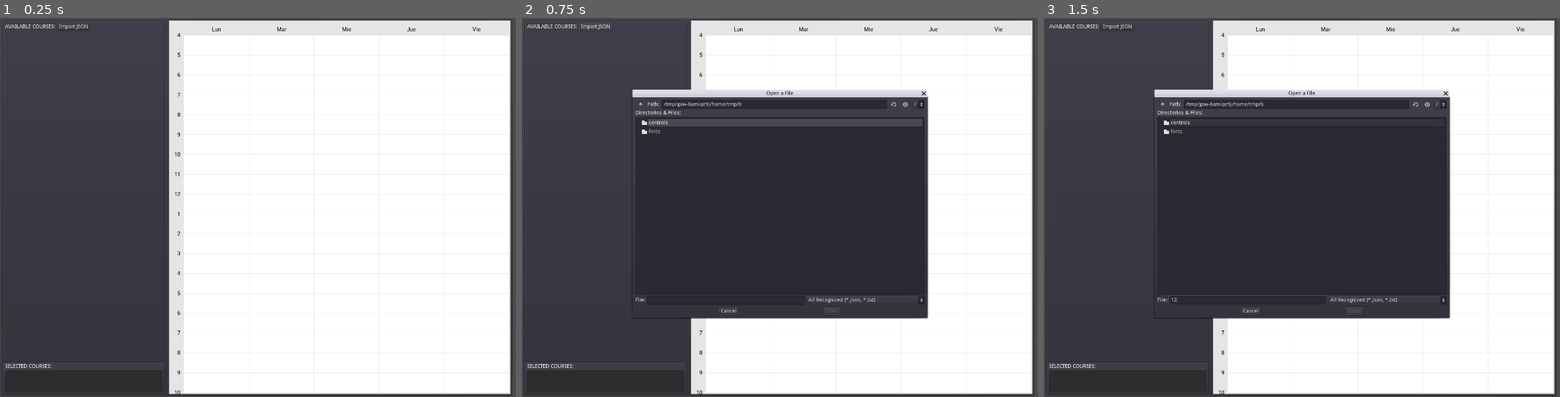
Above: before the commit, frames 1-3 (left to right).
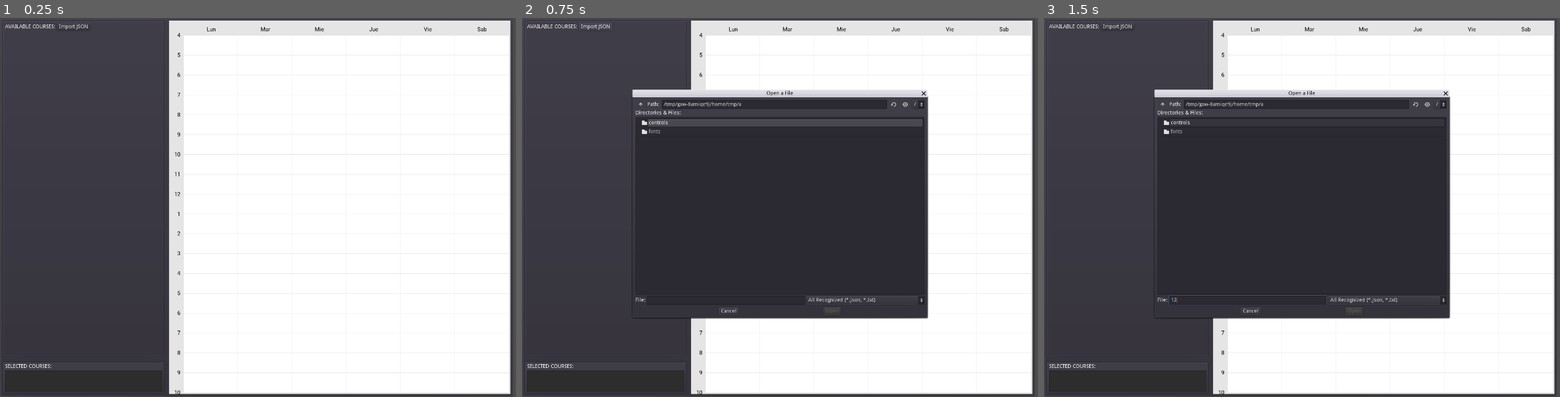
Above: after the commit, the same moments.

Repository: Woynert/course-mixer
Game: Godot game, scene res://main.tscn
Same seed, same stepped clock (60 frames per second), same inputs: the game is played once before the commit and once after it.
Inputs (mouse positions are in pixels of both pictures, inside the frame that each line leads up to):
- Up to frame 1 (0.25 s): no input
- Up to frame 2 (0.75 s): click "Import JSON" at 0.5 s
- Up to frame 3 (1.5 s): click (1250, 298) at 1.27 s; type "12" at 1.35 s

The runs differ from the first frame. In frame 1, 0.1% of the frame differs, in the area x 40-95%, y 2-4%; in frame 2, 0.1%, in the area x 40-95%, y 2-24%; in frame 3, 0.1%.

Commit message:
feat: Support saturdays

Diff:
--- a/godot-ui/draw.gd
+++ b/godot-ui/draw.gd
@@ -5,11 +5,12 @@
 	MAR,
 	MIE,
 	JUE,
-	VIE
+	VIE,
+	SAB
 }
 
 const DAYNAME = [
-	"Lun", "Mar", "Mie", "Jue", "Vie"
+	"Lun", "Mar", "Mie", "Jue", "Vie", "Sab"
 ]
 
 const DAYCODE = {
@@ -18,6 +19,7 @@
 	mie = 2,
 	jue = 3,
 	vie = 4,
+	sab = 5,
 }
 
 # estructura de una hora (array)
@@ -101,9 +103,8 @@
 	wd = bigwd - xstr -4
 	ht = bight - ystr -4
 
-	var xmarks:float = 5 # 5 days
+	var xmarks:float = 6 # 5 days
 	var ymarks:float = 22 - 4 # start at 4, end at 22
-	var ancho:float = 6
 
 	# clear all labels
 	var volconlab: Node2D = $VolatileLabel
@@ -292,11 +293,11 @@
 		var hours: Array
 
 		# convert hours
-		for h in c["Hours"]:
-			hours.append([h["Day"], h["Start"], h["End"]])
+		for h in c["hour"]:
+			hours.append([h["day"], h["start"], h["end"]])
 
 		print(hours)
-		courses.append(create_class(c["Title"], c["Nrc"], hours, c["Level"]))
+		courses.append(create_class(c["title"], c["nrc"], hours, c["level"]))
 
 	# reset selected courses
 	for i in range(activeCourses.size()):
Not shown, changed: go-crawler/main.go
